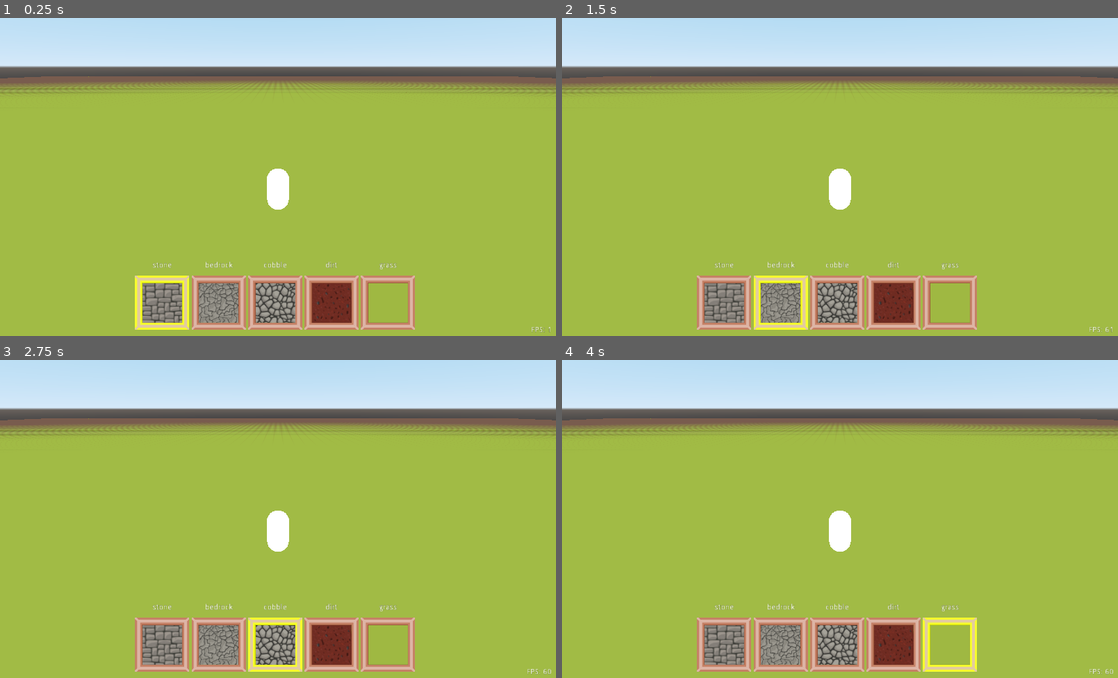
Above: before the commit, frames 1-4 (two rows, left to right).
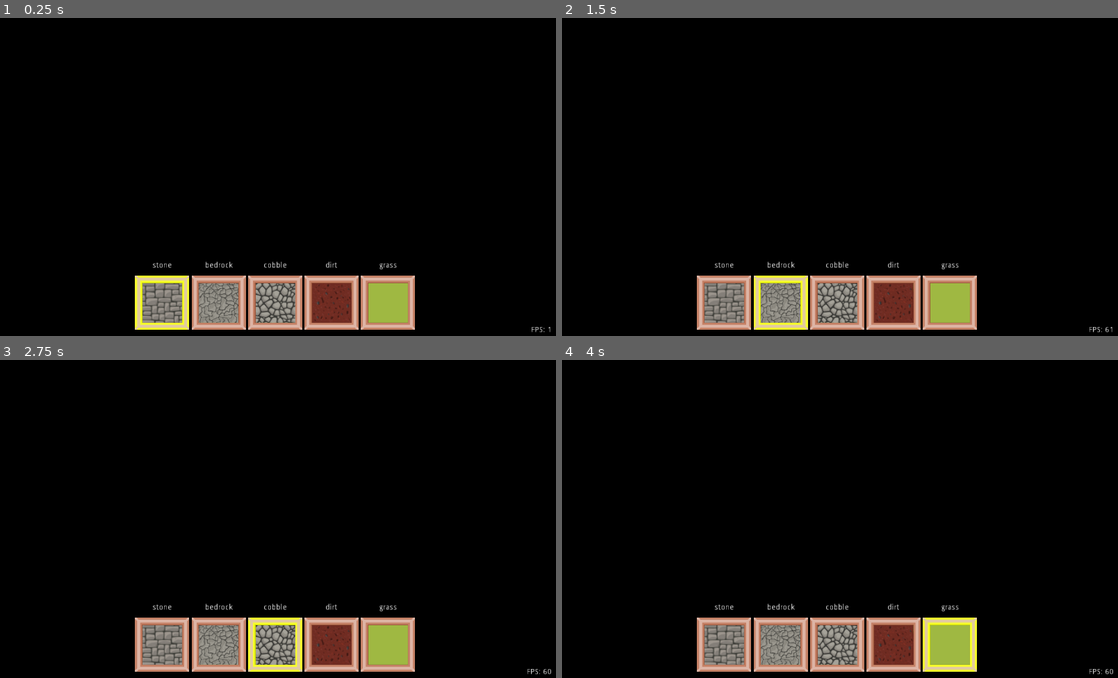
Above: after the commit, the same moments.

Repository: kante/GoGMapBuilder
Game: Godot game, scene res://MapBuilder/MapBuilder.tscn
The game is run twice, just before and just after one commit, with the same random seed, the same clock (stepped at 60 frames per second) and the same inputs.
Inputs:
- Up to frame 1 (0.25 s): no input
- Up to frame 2 (1.5 s): click "stone" at 0.5 s; click "bedrock" at 1.25 s
- Up to frame 3 (2.75 s): click "cobble" at 2 s
- Up to frame 4 (4 s): click "dirt" at 2.75 s; click "grass" at 3.5 s

The runs differ from the first frame. In frame 1, 92% of the frame differs, in the area x 0-100%, y 0-100%; in frame 2, 92%; in frame 3, 92%; in frame 4, 92%.

Commit message:
proof of concept of a working mesh generator. lots of cleanup required

Diff:
--- a/Map/Chunk.gd
+++ b/Map/Chunk.gd
@@ -8,20 +8,25 @@
 var origin = Vector3.ZERO
 var chunk_size = null
 
-# render mesh vertices and a copy of the mesh
-var mesh
-var mesh_vertices
-var mesh_normals
-var mesh_indices
-var mesh_uvs
+# render mesh vertices, uvs, indices, normals for each face type
+var mesh_data
 
 # collision mesh vertices and a copy of the mesh
 var collision_mesh
 var collision_mesh_vertices
 var collision_mesh_indices
 
-onready var mesh_instance = get_node("MeshInstance");
-onready var collision_shape = get_node("StaticBody/CollisionShape");
+
+onready var meshes = {
+                        Vector2(0, 0) : $StoneMeshInstance, #stone
+                        Vector2(2, 0) : $BedrockMeshInstance, #bedrock
+                        Vector2(1, 0) : $CobbleMeshInstance, #cobble
+                        Vector2(0, 1) : $DirtMeshInstance, #dirt
+                        Vector2(2, 1) : $GrassTopMeshInstance, #grass_top
+                        Vector2(1, 1) : $GrassSideMeshInstance, #grass_side
+                    }
+
+onready var collision_shape = $StaticBody/CollisionShape
 onready var st = SurfaceTool.new();
 
 
@@ -69,13 +74,20 @@
 
 func update_mesh():
     """Recreate the meshes for this chunk"""
-    mesh_vertices = [];
-    mesh_normals = [];
-    mesh_indices = [];
-    mesh_uvs = [];
-
-    collision_mesh_vertices = [];
-    collision_mesh_indices = [];
+
+    # will need to key this by a constant GRASS_TOP, GRASS_SIDE, etc...
+    mesh_data = {
+                    Vector2(0, 0) : {"vertices":[], "normals":[], "indices":[], "uvs":[]}, #stone
+                    Vector2(2, 0) : {"vertices":[], "normals":[], "indices":[], "uvs":[]}, #bedrock
+                    Vector2(1, 0) : {"vertices":[], "normals":[], "indices":[], "uvs":[]}, #cobble
+                    Vector2(0, 1) : {"vertices":[], "normals":[], "indices":[], "uvs":[]}, #dirt
+                    Vector2(2, 1) : {"vertices":[], "normals":[], "indices":[], "uvs":[]}, #grass_top
+                    Vector2(1, 1) : {"vertices":[], "normals":[], "indices":[], "uvs":[]}, #grass_side
+                }
+
+
+    collision_mesh_vertices = []
+    collision_mesh_indices = []
 
     create_render_mesh()
     create_collision_mesh()
@@ -87,25 +99,27 @@
     for x in range(0, chunk_size):
         for y in range(0, chunk_size):
             for z in range(0, chunk_size):
-                make_voxel(Vector3(x, y, z));
-
-    st.clear();
-    st.begin(Mesh.PRIMITIVE_TRIANGLES);
-
-    # add normal, uv and vertices in that order.
-    for i in range(0, mesh_vertices.size()):
-        st.add_normal(mesh_normals[i]);
-        st.add_uv(mesh_uvs[i]);
-        st.add_vertex(mesh_vertices[i]);
-
-    # Now add indices and generate tangents.
-    for i in range(0, mesh_indices.size()):
-        st.add_index(mesh_indices[i]);
-    st.generate_tangents();
-
-    # Now create the mesh and update MeshInstance
-    mesh = st.commit();
-    mesh_instance.mesh = mesh;
+                make_voxel(Vector3(x, y, z))
+
+    for face_type in mesh_data:
+        var data = mesh_data[face_type]
+
+        st.clear();
+        st.begin(Mesh.PRIMITIVE_TRIANGLES);
+
+        # add normal, uv and vertices in that order.
+        for i in range(0, data.vertices.size()):
+            st.add_normal(data.normals[i])
+            st.add_uv(data.uvs[i])
+            st.add_vertex(data.vertices[i])
+
+        # Now add indices and generate tangents.
+        for i in range(0, data.indices.size()):
+            st.add_index(data.indices[i])
+        st.generate_tangents()
+
+        # Now create the mesh and update MeshInstance
+        meshes[face_type].mesh = st.commit()
 
 
 func make_voxel(idx):
@@ -129,40 +143,48 @@
     winding order when looking at the face from the side normal points towards."""
     var is_solid = Voxel.properties[type].solid
 
+    # TODO: make this a constant, GRASS_TOP, GRASS_SIDE, DIRT, etc...
+    var face_type = Voxel.properties[type][normal] # need to make this a constant
+
+
     for offset in offsets:
         var vertex = coords + offset
-        mesh_vertices.append(vertex)
-        mesh_normals.append(normal)
+        mesh_data[face_type].vertices.append(vertex)
+        #mesh_vertices.append(vertex)
+        mesh_data[face_type].normals.append(normal)
+        #mesh_normals.append(normal)
         if is_solid:
             collision_mesh_vertices.append(vertex)
 
-    var uv_position = Voxel.properties[type][normal]
-    var base_uv = Voxel.UV_TILE_UNIT * uv_position + Voxel.UV_TILE_MARGIN * Vector2.ONE
-    mesh_uvs.append(base_uv + Vector2(0, Voxel.UV_MAP_UNIT));
-    mesh_uvs.append(base_uv + Vector2(Voxel.UV_MAP_UNIT, Voxel.UV_MAP_UNIT))
-    mesh_uvs.append(base_uv + Vector2(Voxel.UV_MAP_UNIT, 0));
-    mesh_uvs.append(base_uv);
+    mesh_data[face_type].uvs.append(Vector2(0, 1))
+    mesh_data[face_type].uvs.append(Vector2(1, 1))
+    mesh_data[face_type].uvs.append(Vector2(1, 0))
+    mesh_data[face_type].uvs.append(Vector2(0, 0))
+
+
+
 
 
     # Add the triangles to render_mesh_indices.
     # NOTE: Like with the UV, the order is important!
     # The indices tell the surface tool how to connect the vertices to make triangles.
-    mesh_indices.append(mesh_vertices.size() - 4);
-    mesh_indices.append(mesh_vertices.size() - 3);
-    mesh_indices.append(mesh_vertices.size() - 1);
-    mesh_indices.append(mesh_vertices.size() - 3);
-    mesh_indices.append(mesh_vertices.size() - 2);
-    mesh_indices.append(mesh_vertices.size() - 1);
+    var num_vertices = mesh_data[face_type].vertices.size()
+    mesh_data[face_type].indices.append(num_vertices - 4)
+    mesh_data[face_type].indices.append(num_vertices - 3)
+    mesh_data[face_type].indices.append(num_vertices - 1)
+    mesh_data[face_type].indices.append(num_vertices - 3)
+    mesh_data[face_type].indices.append(num_vertices - 2)
+    mesh_data[face_type].indices.append(num_vertices - 1)
 
     # Add the collision triangles, but only if the voxel is solid.
     # Like with the other two, the order is important!
     if is_solid:
-        collision_mesh_indices.append(mesh_vertices.size() - 4);
-        collision_mesh_indices.append(mesh_vertices.size() - 3);
-        collision_mesh_indices.append(mesh_vertices.size() - 1);
-        collision_mesh_indices.append(mesh_vertices.size() - 3);
-        collision_mesh_indices.append(mesh_vertices.size() - 2);
-        collision_mesh_indices.append(mesh_vertices.size() - 1);
+        collision_mesh_indices.append(collision_mesh_vertices.size() - 4)
+        collision_mesh_indices.append(collision_mesh_vertices.size() - 3)
+        collision_mesh_indices.append(collision_mesh_vertices.size() - 1)
+        collision_mesh_indices.append(collision_mesh_vertices.size() - 3)
+        collision_mesh_indices.append(collision_mesh_vertices.size() - 2)
+        collision_mesh_indices.append(collision_mesh_vertices.size() - 1)
 
 
 func create_collision_mesh():
--- a/Map/Chunk.tscn
+++ b/Map/Chunk.tscn
@@ -1,17 +1,61 @@
-[gd_scene load_steps=5 format=2]
+[gd_scene load_steps=16 format=2]
 
 [ext_resource path="res://Map/Chunk.gd" type="Script" id=1]
-[ext_resource path="res://Map/assets/normal_tileset.png" type="Texture" id=2]
+[ext_resource path="res://Map/assets/cobble.png" type="Texture" id=2]
 [ext_resource path="res://Map/assets/albedo_tileset.png" type="Texture" id=3]
+[ext_resource path="res://Map/assets/stone.png" type="Texture" id=4]
+[ext_resource path="res://Map/assets/grass_side.png" type="Texture" id=5]
+[ext_resource path="res://Map/assets/dirt.png" type="Texture" id=6]
+[ext_resource path="res://Map/assets/bedrock.png" type="Texture" id=7]
+[ext_resource path="res://Map/assets/grass_top.png" type="Texture" id=8]
+
+[sub_resource type="SpatialMaterial" id=2]
+albedo_texture = ExtResource( 8 )
+
+[sub_resource type="SpatialMaterial" id=3]
+albedo_texture = ExtResource( 5 )
+
+[sub_resource type="SpatialMaterial" id=4]
+albedo_texture = ExtResource( 6 )
+
+[sub_resource type="SpatialMaterial" id=5]
+albedo_texture = ExtResource( 4 )
+
+[sub_resource type="SpatialMaterial" id=6]
+albedo_texture = ExtResource( 2 )
+
+[sub_resource type="SpatialMaterial" id=7]
+albedo_texture = ExtResource( 7 )
 
 [sub_resource type="SpatialMaterial" id=1]
 albedo_texture = ExtResource( 3 )
-normal_enabled = true
-normal_scale = 1.0
-normal_texture = ExtResource( 2 )
 
 [node name="Chunk" type="Spatial"]
 script = ExtResource( 1 )
+
+[node name="GrassTopMeshInstance" type="MeshInstance" parent="."]
+material_override = SubResource( 2 )
+skeleton = NodePath("../MeshInstance")
+
+[node name="GrassSideMeshInstance" type="MeshInstance" parent="."]
+material_override = SubResource( 3 )
+skeleton = NodePath("../MeshInstance")
+
+[node name="DirtMeshInstance" type="MeshInstance" parent="."]
+material_override = SubResource( 4 )
+skeleton = NodePath("../MeshInstance")
+
+[node name="StoneMeshInstance" type="MeshInstance" parent="."]
+material_override = SubResource( 5 )
+skeleton = NodePath("../MeshInstance")
+
+[node name="CobbleMeshInstance" type="MeshInstance" parent="."]
+material_override = SubResource( 6 )
+skeleton = NodePath("../MeshInstance")
+
+[node name="BedrockMeshInstance" type="MeshInstance" parent="."]
+material_override = SubResource( 7 )
+skeleton = NodePath("../MeshInstance")
 
 [node name="MeshInstance" type="MeshInstance" parent="."]
 material_override = SubResource( 1 )
--- a/MapBuilder/MapBuilder.tscn
+++ b/MapBuilder/MapBuilder.tscn
@@ -17,3 +17,7 @@
 [node name="Camera" parent="Player" instance=ExtResource( 3 )]
 
 [node name="MapBuilderHUD" parent="." instance=ExtResource( 4 )]
+
+[node name="DirectionalLight" type="DirectionalLight" parent="."]
+transform = Transform( -0.7171, 0.584805, -0.379171, 0.199932, 0.693766, 0.691893, 0.667678, 0.420348, -0.614421, 0, 25.5074, 0 )
+light_energy = 0.5
--- a/default_env.tres
+++ b/default_env.tres
@@ -6,4 +6,5 @@
 background_mode = 2
 background_sky = SubResource( 1 )
 ambient_light_color = Color( 1, 1, 1, 1 )
+ambient_light_energy = 0.5
 ambient_light_sky_contribution = 0.0
--- a/project.godot
+++ b/project.godot
@@ -44,4 +44,5 @@
 quality/driver/driver_name="GLES2"
 vram_compression/import_etc=true
 vram_compression/import_etc2=false
+quality/filters/msaa=2
 environment/default_environment="res://default_env.tres"
Binary file added: Map/assets/bedrock.png
Not shown, added: Map/assets/bedrock.png.import
Binary file added: Map/assets/cobble.png
Not shown, added: Map/assets/cobble.png.import
Binary file added: Map/assets/dirt.png
Not shown, added: Map/assets/dirt.png.import
Binary file added: Map/assets/grass_side.png
Not shown, added: Map/assets/grass_side.png.import
Binary file added: Map/assets/grass_top.png
Not shown, added: Map/assets/grass_top.png.import
Binary file removed: Map/assets/normal_tileset.png
Not shown, removed: Map/assets/normal_tileset.png.import
(and 2 more such lines)
